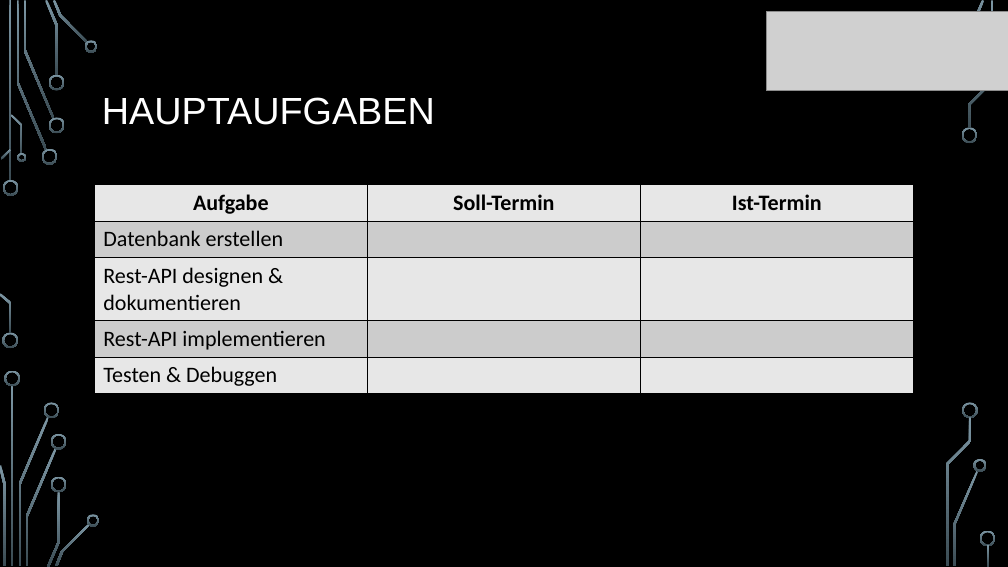
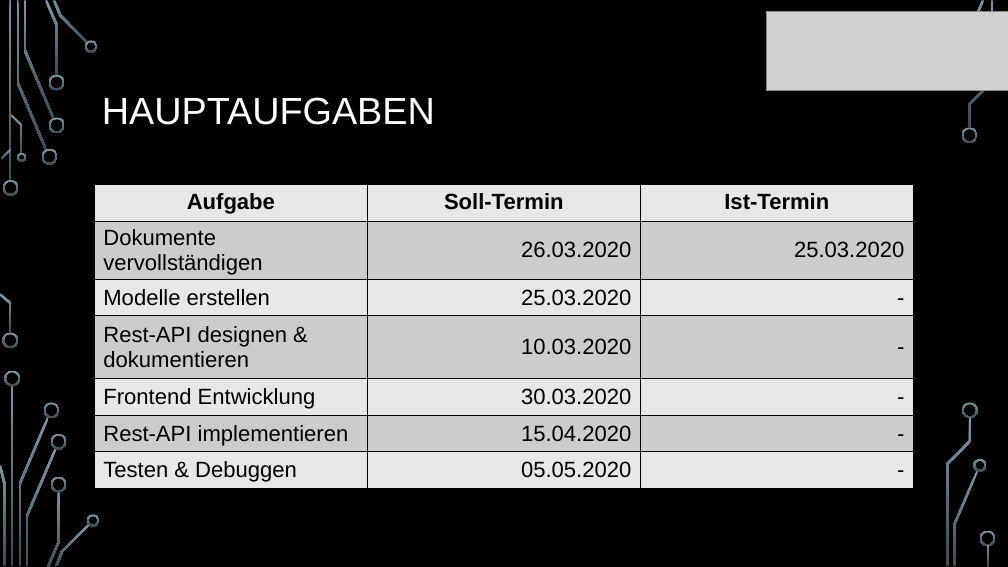
Before and after one commit to FactoryRally/Documents, a slide deck: slide 6 of Präsentation/24.03_16.30.pptx. Drawn at 1008x567 pixels with LibreOffice and Linux fonts; fonts in the diff are those of the drawing; grey boxes stand for pictures; background and template pictures are left out. Boxes give left, top, right and bottom in pixels: in the first picture for what was removed or moved away, otherwise in the second. Text is boxed around its words. In the diff, an @@ line names an element or a change of style, - is before the commit and + after.

```diff
--- a/Präsentation/24.03_16.30.pptx
+++ b/Präsentation/24.03_16.30.pptx
@@ table at bbox=[95, 185, 913, 492] @@
-row 2: Datenbank erstellen |  | 
-row 3: Rest-API designen & dokumentieren |  | 
-row 4: Rest-API implementieren |  | 
-row 5: Testen & Debuggen |  | 
+row 2: Dokumente vervollständigen | 26.03.2020 | 25.03.2020
+row 3: Modelle erstellen | 25.03.2020 | -
+row 4: Rest-API designen & dokumentieren | 10.03.2020 | -
+row 5: Frontend Entwicklung | 30.03.2020 | -
+row 6: Rest-API implementieren | 15.04.2020 | -
+row 7: Testen & Debuggen | 05.05.2020 | -
```
Also in this commit, not shown: 8 other slides changed, 2 other files.
